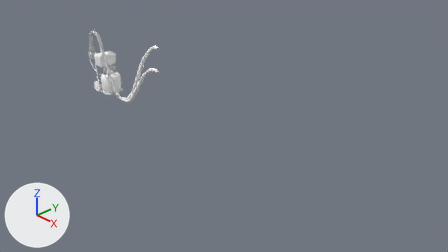
What one commit did to the Blender file dev/blender/c172p-engine-pre-heater.blend.
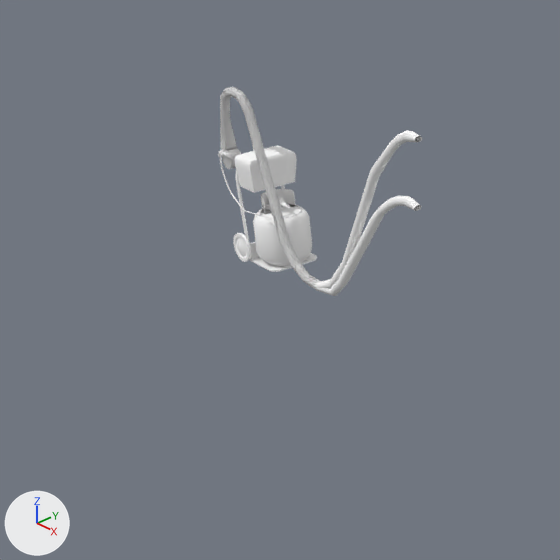
Each version appears first from the file's camera 'Camera', and next in a close-up on the part from 3% to 46% of the width and 0% to 77% of the height. The axes (+X, +Y, +Z) are drawn at lower left. The lights are the same throughout. The older version's two pictures come first.

The first close-up shows 'EnginePreHeater', 'hosehigh', 'hoselow'.
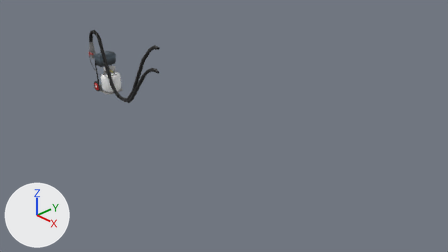
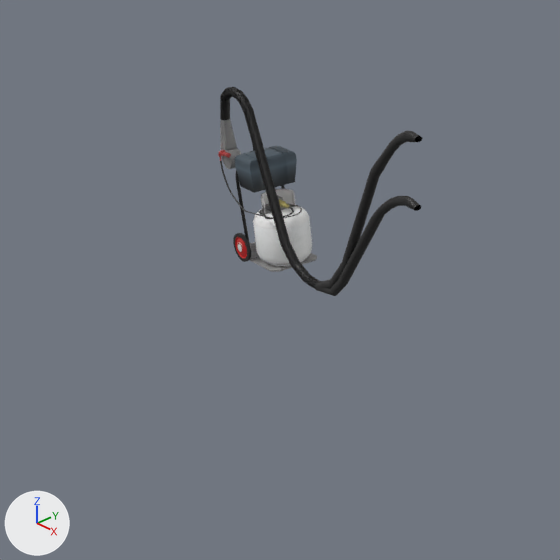
Pixel boxes [x1, y1, x2, y2] of what changed, in the close-ups (560 x 560 px):
'EnginePreHeater', recoloured (darker)
    both: [218, 144, 317, 272]
'hosehigh', recoloured
    both: [220, 87, 422, 289]
'hoselow', recoloured
    both: [316, 196, 421, 296]

What the commit changed:
Picture 'RedDragonEnginePreHeater.png' (img_reddragonenginepreheater_png) is new.
Material 'engine-heater' (mat_engine_heater) is new.
Its texture is img_reddragonenginepreheater_png.
me_cylinder_001 has 463 vertices, 490 faces and spans x -3.91..-0.67, y 0.06..1.99, z 0.25..0.38.
me_cylinder_001 no longer uses material mat_defaultwhite_003 (white #ffffff).
me_cylinder_001 gains material mat_engine_heater (picture img_reddragonenginepreheater_png).
me_cylinder_000 has 463 vertices, 490 faces and spans x -3.91..-0.73, y 0.06..1.77, z 0.25..0.38.
me_cylinder_000 no longer uses material mat_defaultwhite_003 (white #ffffff).
me_cylinder_000 gains material mat_engine_heater (picture img_reddragonenginepreheater_png).
me_cylinder_007 has 3407 vertices, 3428 faces and spans x -3.92..-3.03, y 0.02..1.65, z -0.2..0.42.
me_cylinder_007 no longer uses material mat_defaultwhite_003 (white #ffffff).
me_cylinder_007 gains material mat_engine_heater (picture img_reddragonenginepreheater_png).
